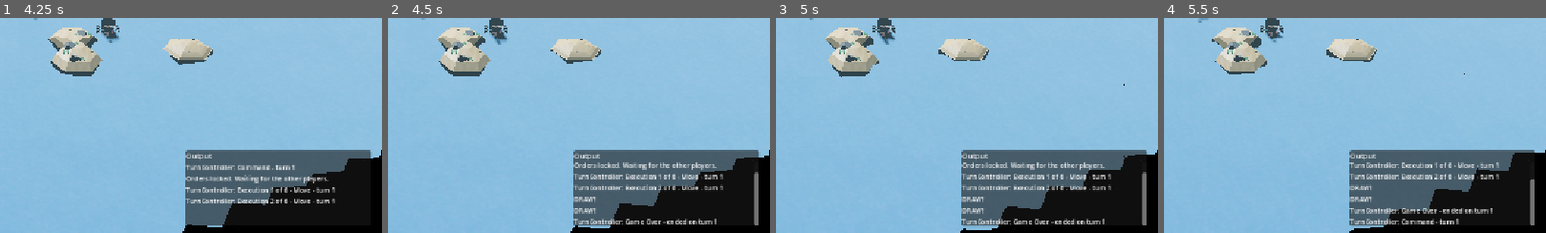
Above: before the commit, frames 1-4 (left to right).
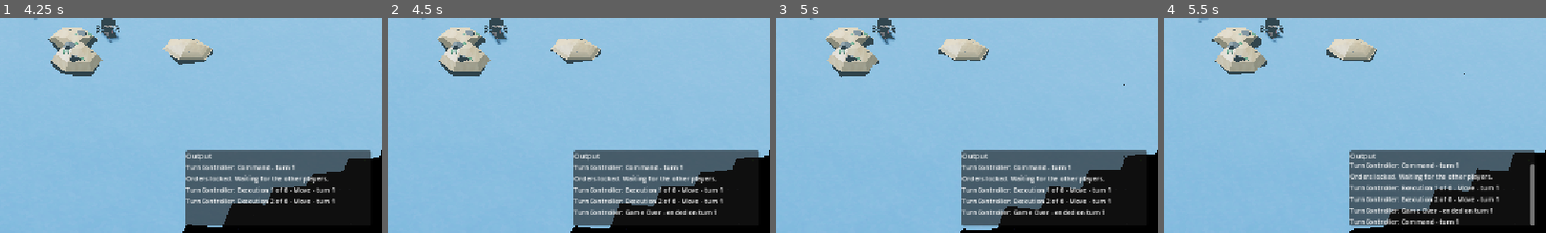
Above: after the commit, the same moments.

Repository: SamEBart/COM_429_RammingSpeed
Game: Godot game, scene res://scenes/GameScene.tscn
The game is run twice, just before and just after one commit, with the same random seed, the same clock (stepped at 60 frames per second) and the same inputs.
Inputs:
- Up to frame 1 (4.25 s): click "Begin Match" at 0.5 s; click "Ready" at 1.25 s; click "Finish Move" at 2 s; click "Finish Long Range Fire" at 2.75 s; click "Finish Boarding" at 3.5 s
- Up to frame 2 (4.5 s): click "End Match" at 4.25 s
- Up to frame 3 (5 s): no input
- Up to frame 4 (5.5 s): click "Begin Match" at 5 s
The pictures show only the part of the screen within x 50-100%, y 49-99%; the shares and areas given below are measured in that part.

Frame 1 is identical in both runs. In frame 2, 4.5% of the frame differs, in the area x 48-97%, y 67-97%; in frame 3, 4.5%; in frame 4, 2.3%.
Error after the commit: Invalid access to property or key 'mostFlotatersArray' on a base object of type 'CharacterBody3D (Player)'. (res://scripts/Global.gd:294)

Commit message:
Reloading bug should be squashed. Updated vcitory conditions to include flotation points left.

Diff:
--- /dev/null
+++ b/WaterShader.tres
@@ -0,0 +1,483 @@
+[gd_resource type="VisualShader" format=3 uid="uid://b7y5u3yicdic4"]
+
+[sub_resource type="VisualShaderNodeVectorOp" id="VisualShaderNodeVectorOp_yf7s2"]
+operator = 8
+
+[sub_resource type="VisualShaderNodeInput" id="VisualShaderNodeInput_0syrn"]
+input_name = "normal"
+
+[sub_resource type="VisualShaderNodeTexture2DParameter" id="VisualShaderNodeTexture2DParameter_g5sen"]
+parameter_name = "Water_BaseColor"
+texture_type = 1
+
+[sub_resource type="VisualShaderNodeTexture" id="VisualShaderNodeTexture_mhwvn"]
+source = 5
+
+[sub_resource type="VisualShaderNodeTexture" id="VisualShaderNodeTexture_u4f5e"]
+source = 5
+
+[sub_resource type="VisualShaderNodeMix" id="VisualShaderNodeMix_786xl"]
+default_input_values = [0, Quaternion(0, 0, 0, 0), 1, Quaternion(1, 1, 1, 1), 2, Quaternion(0.5, 0.5, 0.5, 0.5)]
+op_type = 5
+
+[sub_resource type="VisualShaderNodeFloatParameter" id="VisualShaderNodeFloatParameter_2ete5"]
+parameter_name = "Water_LayerBalance"
+default_value_enabled = true
+default_value = 0.35
+
+[sub_resource type="VisualShaderNodeColorOp" id="VisualShaderNodeColorOp_p753p"]
+operator = 8
+
+[sub_resource type="VisualShaderNodeFrame" id="VisualShaderNodeFrame_g5sen"]
+size = Vector2(3769.0002, 1404.0001)
+title = "Noise Tiling"
+attached_nodes = PackedInt32Array(48, 49, 50, 51, 52, 53, 54, 55, 56, 57, 58, 59, 60, 61, 62, 63, 64, 65, 66, 67, 68, 69)
+
+[sub_resource type="VisualShaderNodeFrame" id="VisualShaderNodeFrame_mhwvn"]
+size = Vector2(3109, 1963.9999)
+title = "WaterTiling"
+attached_nodes = PackedInt32Array(70, 71, 72, 73, 83, 75, 76, 77, 78, 79, 86, 85, 84, 91, 90, 89, 88)
+
+[sub_resource type="VisualShaderNodeInput" id="VisualShaderNodeInput_u4f5e"]
+linked_parent_graph_frame = 46
+input_name = "time"
+
+[sub_resource type="VisualShaderNodeFloatFunc" id="VisualShaderNodeFloatFunc_diegw"]
+linked_parent_graph_frame = 46
+function = 17
+
+[sub_resource type="VisualShaderNodeFloatConstant" id="VisualShaderNodeFloatConstant_g5sen"]
+
+[sub_resource type="VisualShaderNodeTexture2DParameter" id="VisualShaderNodeTexture2DParameter_0twuf"]
+linked_parent_graph_frame = 46
+parameter_name = "Water_Displacement"
+
+[sub_resource type="VisualShaderNodeTexture" id="VisualShaderNodeTexture_mmc6d"]
+expanded_output_ports = [0]
+linked_parent_graph_frame = 46
+source = 5
+
+[sub_resource type="VisualShaderNodeInput" id="VisualShaderNodeInput_iol16"]
+linked_parent_graph_frame = 46
+input_name = "uv"
+
+[sub_resource type="VisualShaderNodeFloatParameter" id="VisualShaderNodeFloatParameter_oyb82"]
+linked_parent_graph_frame = 46
+parameter_name = "Water_RippleSpeed"
+default_value_enabled = true
+default_value = 0.05
+
+[sub_resource type="VisualShaderNodeVectorOp" id="VisualShaderNodeVectorOp_xliok"]
+default_input_values = [0, Vector2(0, 0), 1, Vector2(0, 0)]
+linked_parent_graph_frame = 46
+op_type = 0
+operator = 2
+
+[sub_resource type="VisualShaderNodeFloatOp" id="VisualShaderNodeFloatOp_wuudr"]
+linked_parent_graph_frame = 46
+operator = 2
+
+[sub_resource type="VisualShaderNodeVectorOp" id="VisualShaderNodeVectorOp_pwpbx"]
+default_input_values = [0, Vector2(0, 0), 1, Vector2(0, 0)]
+linked_parent_graph_frame = 46
+op_type = 0
+
+[sub_resource type="VisualShaderNodeVectorOp" id="VisualShaderNodeVectorOp_786xl"]
+default_input_values = [0, Vector2(0, 0), 1, Vector2(1, 1)]
+linked_parent_graph_frame = 46
+op_type = 0
+operator = 2
+
+[sub_resource type="VisualShaderNodeVectorOp" id="VisualShaderNodeVectorOp_2ete5"]
+default_input_values = [0, Vector2(0, 0), 1, Vector2(0.1, 0.2)]
+linked_parent_graph_frame = 46
+op_type = 0
+
+[sub_resource type="VisualShaderNodeVectorOp" id="VisualShaderNodeVectorOp_em0d1"]
+default_input_values = [0, Vector2(0, 0), 1, Vector2(-1, 1)]
+linked_parent_graph_frame = 46
+op_type = 0
+operator = 2
+
+[sub_resource type="VisualShaderNodeTexture" id="VisualShaderNodeTexture_p753p"]
+expanded_output_ports = [0]
+linked_parent_graph_frame = 46
+source = 5
+
+[sub_resource type="VisualShaderNodeVectorOp" id="VisualShaderNodeVectorOp_ch53v"]
+default_input_values = [0, Vector2(0, 0), 1, Vector2(0, 0)]
+linked_parent_graph_frame = 46
+op_type = 0
+
+[sub_resource type="VisualShaderNodeFloatParameter" id="VisualShaderNodeFloatParameter_2vs56"]
+linked_parent_graph_frame = 46
+parameter_name = "Water_RippleScale"
+default_value_enabled = true
+default_value = 0.5
+
+[sub_resource type="VisualShaderNodeRemap" id="VisualShaderNodeRemap_1urvl"]
+default_input_values = [1, 0.0, 2, 1.0, 3, -2.0, 4, 3.0]
+linked_parent_graph_frame = 46
+
+[sub_resource type="VisualShaderNodeFloatConstant" id="VisualShaderNodeFloatConstant_n2kxq"]
+linked_parent_graph_frame = 46
+constant = 0.5
+
+[sub_resource type="VisualShaderNodeFloatParameter" id="VisualShaderNodeFloatParameter_x3vsh"]
+linked_parent_graph_frame = 46
+parameter_name = "Water_DisplacementValueRange"
+default_value_enabled = true
+default_value = 1.0
+
+[sub_resource type="VisualShaderNodeFloatOp" id="VisualShaderNodeFloatOp_nbk1c"]
+default_input_values = [0, 0.0, 1, 0.5]
+linked_parent_graph_frame = 46
+operator = 2
+
+[sub_resource type="VisualShaderNodeFloatOp" id="VisualShaderNodeFloatOp_871n5"]
+linked_parent_graph_frame = 46
+
+[sub_resource type="VisualShaderNodeFloatOp" id="VisualShaderNodeFloatOp_nkgu8"]
+linked_parent_graph_frame = 46
+operator = 1
+
+[sub_resource type="VisualShaderNodeColorOp" id="VisualShaderNodeColorOp_jpkm0"]
+linked_parent_graph_frame = 46
+operator = 8
+
+[sub_resource type="VisualShaderNodeVectorOp" id="VisualShaderNodeVectorOp_lgyk4"]
+default_input_values = [0, Vector2(1, 1), 1, Vector2(0, 0)]
+linked_parent_graph_frame = 47
+op_type = 0
+operator = 2
+
+[sub_resource type="VisualShaderNodeFloatParameter" id="VisualShaderNodeFloatParameter_e8wgk"]
+linked_parent_graph_frame = 47
+parameter_name = "Water_PrimaryScale"
+default_value_enabled = true
+default_value = 1.0
+
+[sub_resource type="VisualShaderNodeFloatParameter" id="VisualShaderNodeFloatParameter_gkdnj"]
+linked_parent_graph_frame = 47
+parameter_name = "Water_SecondaryScale2"
+default_value_enabled = true
+default_value = 0.5
+
+[sub_resource type="VisualShaderNodeVectorOp" id="VisualShaderNodeVectorOp_dcwr2"]
+default_input_values = [0, Vector2(1, 1), 1, Vector2(0, 0)]
+linked_parent_graph_frame = 47
+op_type = 0
+operator = 2
+
+[sub_resource type="VisualShaderNodeInput" id="VisualShaderNodeInput_bv3k5"]
+linked_parent_graph_frame = 47
+input_name = "time"
+
+[sub_resource type="VisualShaderNodeVectorOp" id="VisualShaderNodeVectorOp_bukl1"]
+default_input_values = [0, Vector2(0, 0), 1, Vector2(0, 0)]
+linked_parent_graph_frame = 47
+op_type = 0
+operator = 2
+
+[sub_resource type="VisualShaderNodeVectorFunc" id="VisualShaderNodeVectorFunc_t20dn"]
+default_input_values = [0, Vector2(0, 0)]
+linked_parent_graph_frame = 47
+op_type = 0
+function = 18
+
+[sub_resource type="VisualShaderNodeVectorOp" id="VisualShaderNodeVectorOp_5rcwc"]
+default_input_values = [0, Vector2(0, 0), 1, Vector2(0, 0)]
+linked_parent_graph_frame = 47
+op_type = 0
+
+[sub_resource type="VisualShaderNodeFloatOp" id="VisualShaderNodeFloatOp_6oebr"]
+linked_parent_graph_frame = 47
+operator = 2
+
+[sub_resource type="VisualShaderNodeVectorOp" id="VisualShaderNodeVectorOp_5i13i"]
+default_input_values = [0, Vector2(0, 0), 1, Vector2(0, 0)]
+linked_parent_graph_frame = 47
+op_type = 0
+
+[sub_resource type="VisualShaderNodeInput" id="VisualShaderNodeInput_du7jn"]
+linked_parent_graph_frame = 47
+input_name = "uv"
+
+[sub_resource type="VisualShaderNodeVectorOp" id="VisualShaderNodeVectorOp_pdvsd"]
+default_input_values = [0, Vector2(0, 0), 1, Vector2(0, 0)]
+linked_parent_graph_frame = 47
+op_type = 0
+
+[sub_resource type="VisualShaderNodeVectorOp" id="VisualShaderNodeVectorOp_2xyrq"]
+default_input_values = [0, Vector2(0, 0), 1, Vector2(0, 0)]
+linked_parent_graph_frame = 47
+op_type = 0
+
+[sub_resource type="VisualShaderNodeVec2Parameter" id="VisualShaderNodeVec2Parameter_g5sen"]
+linked_parent_graph_frame = 47
+parameter_name = "Water_MovementDirection"
+default_value_enabled = true
+default_value = Vector2(1, 1)
+
+[sub_resource type="VisualShaderNodeVectorFunc" id="VisualShaderNodeVectorFunc_mhwvn"]
+default_input_values = [0, Vector2(0, 0)]
+linked_parent_graph_frame = 47
+op_type = 0
+
+[sub_resource type="VisualShaderNodeFloatParameter" id="VisualShaderNodeFloatParameter_u4f5e"]
+linked_parent_graph_frame = 47
+parameter_name = "Water_MovementSpeed"
+default_value_enabled = true
+default_value = 0.1
+
+[sub_resource type="VisualShaderNodeVectorOp" id="VisualShaderNodeVectorOp_diegw"]
+default_input_values = [0, Vector2(0, 0), 1, Vector2(0, 0)]
+linked_parent_graph_frame = 47
+op_type = 0
+operator = 2
+
+[sub_resource type="VisualShaderNodeFresnel" id="VisualShaderNodeFresnel_0syrn"]
+default_input_values = [2, false, 3, 2.0]
+
+[sub_resource type="VisualShaderNodeVectorOp" id="VisualShaderNodeVectorOp_0syrn"]
+operator = 2
+
+[sub_resource type="VisualShaderNodeVectorOp" id="VisualShaderNodeVectorOp_p3l20"]
+
+[sub_resource type="VisualShaderNodeFloatOp" id="VisualShaderNodeFloatOp_yf7s2"]
+default_input_values = [0, 0.0, 1, 2.0]
+operator = 2
+
+[sub_resource type="VisualShaderNodeRemap" id="VisualShaderNodeRemap_0syrn"]
+default_input_values = [1, 0.0, 2, 0.9, 3, 0.1, 4, 1.0]
+
+[sub_resource type="VisualShaderNodeInput" id="VisualShaderNodeInput_vcn8w"]
+input_name = "tangent"
+
+[sub_resource type="VisualShaderNodeInput" id="VisualShaderNodeInput_brv8y"]
+input_name = "binormal"
+
+[sub_resource type="VisualShaderNodeFloatParameter" id="VisualShaderNodeFloatParameter_mhwvn"]
+parameter_name = "Water_VertexDisplacementContrast"
+default_value_enabled = true
+default_value = 0.1
+
+[sub_resource type="VisualShaderNodeFloatOp" id="VisualShaderNodeFloatOp_g5sen"]
+
+[sub_resource type="VisualShaderNodeFloatOp" id="VisualShaderNodeFloatOp_mhwvn"]
+operator = 1
+
+[sub_resource type="VisualShaderNodeFloatConstant" id="VisualShaderNodeFloatConstant_u4f5e"]
+
+[sub_resource type="VisualShaderNodeInput" id="VisualShaderNodeInput_diegw"]
+linked_parent_graph_frame = 46
+input_name = "time"
+
+[sub_resource type="VisualShaderNodeFloatFunc" id="VisualShaderNodeFloatFunc_0twuf"]
+linked_parent_graph_frame = 46
+function = 17
+
+[sub_resource type="VisualShaderNodeTexture2DParameter" id="VisualShaderNodeTexture2DParameter_mmc6d"]
+linked_parent_graph_frame = 46
+parameter_name = "Water_VertexDisplacement"
+
+[sub_resource type="VisualShaderNodeTexture" id="VisualShaderNodeTexture_iol16"]
+expanded_output_ports = [0]
+linked_parent_graph_frame = 46
+source = 5
+
+[sub_resource type="VisualShaderNodeInput" id="VisualShaderNodeInput_oyb82"]
+linked_parent_graph_frame = 46
+input_name = "uv"
+
+[sub_resource type="VisualShaderNodeFloatParameter" id="VisualShaderNodeFloatParameter_xliok"]
+linked_parent_graph_frame = 46
+parameter_name = "Water_VertexDisplacementSpeed"
+default_value_enabled = true
+default_value = 0.05
+
+[sub_resource type="VisualShaderNodeVectorOp" id="VisualShaderNodeVectorOp_p753p"]
+default_input_values = [0, Vector2(0, 0), 1, Vector2(0, 0)]
+linked_parent_graph_frame = 46
+op_type = 0
+operator = 2
+
+[sub_resource type="VisualShaderNodeFloatOp" id="VisualShaderNodeFloatOp_ch53v"]
+linked_parent_graph_frame = 46
+operator = 2
+
+[sub_resource type="VisualShaderNodeFloatParameter" id="VisualShaderNodeFloatParameter_1urvl"]
+linked_parent_graph_frame = 46
+parameter_name = "Water_VertexDisplacementTiling"
+default_value_enabled = true
+default_value = 0.5
+
+[sub_resource type="VisualShaderNodeInput" id="VisualShaderNodeInput_mmc6d"]
+input_name = "vertex"
+
+[sub_resource type="VisualShaderNodeVectorCompose" id="VisualShaderNodeVectorCompose_iol16"]
+
+[sub_resource type="VisualShaderNodeVectorOp" id="VisualShaderNodeVectorOp_jpkm0"]
+default_input_values = [0, Vector2(0, 0), 1, Vector2(0, 0)]
+op_type = 0
+
+[sub_resource type="VisualShaderNodeVectorOp" id="VisualShaderNodeVectorOp_wuudr"]
+
+[sub_resource type="VisualShaderNodeRemap" id="VisualShaderNodeRemap_pwpbx"]
+default_input_values = [1, 0.0, 2, 1.5, 3, -2.0, 4, 1.0, 0, 0.0]
+
+[resource]
+nodes/vertex/0/position = Vector2(373.33334, 133.33333)
+nodes/vertex/4/node = SubResource("VisualShaderNodeInput_mmc6d")
+nodes/vertex/4/position = Vector2(-346.66666, 426.66666)
+nodes/vertex/5/node = SubResource("VisualShaderNodeVectorCompose_iol16")
+nodes/vertex/5/position = Vector2(-213.33333, 93.333336)
+nodes/vertex/6/node = SubResource("VisualShaderNodeVectorOp_wuudr")
+nodes/vertex/6/position = Vector2(53.333332, 66.666664)
+nodes/vertex/7/node = SubResource("VisualShaderNodeRemap_pwpbx")
+nodes/vertex/7/position = Vector2(-440, 120)
+nodes/vertex/11/node = SubResource("VisualShaderNodeFloatParameter_mhwvn")
+nodes/vertex/11/position = Vector2(-1240, 560)
+nodes/vertex/13/node = SubResource("VisualShaderNodeFloatOp_g5sen")
+nodes/vertex/13/position = Vector2(-680, 333.33334)
+nodes/vertex/14/node = SubResource("VisualShaderNodeFloatOp_mhwvn")
+nodes/vertex/14/position = Vector2(-680, 560)
+nodes/vertex/15/node = SubResource("VisualShaderNodeFloatConstant_u4f5e")
+nodes/vertex/15/position = Vector2(-1106.6666, 466.66666)
+nodes/vertex/17/node = SubResource("VisualShaderNodeInput_diegw")
+nodes/vertex/17/position = Vector2(-2880, 560)
+nodes/vertex/18/node = SubResource("VisualShaderNodeFloatFunc_0twuf")
+nodes/vertex/18/position = Vector2(-2360, 426.66666)
+nodes/vertex/19/node = SubResource("VisualShaderNodeTexture2DParameter_mmc6d")
+nodes/vertex/19/position = Vector2(-1693.3334, 306.66666)
+nodes/vertex/20/node = SubResource("VisualShaderNodeTexture_iol16")
+nodes/vertex/20/position = Vector2(-1293.3334, 40)
+nodes/vertex/21/node = SubResource("VisualShaderNodeInput_oyb82")
+nodes/vertex/21/position = Vector2(-2906.6667, 0)
+nodes/vertex/22/node = SubResource("VisualShaderNodeFloatParameter_xliok")
+nodes/vertex/22/position = Vector2(-2880, 333.33334)
+nodes/vertex/23/node = SubResource("VisualShaderNodeVectorOp_p753p")
+nodes/vertex/23/position = Vector2(-2360, -40)
+nodes/vertex/24/node = SubResource("VisualShaderNodeFloatOp_ch53v")
+nodes/vertex/24/position = Vector2(-2546.6667, 400)
+nodes/vertex/31/node = SubResource("VisualShaderNodeFloatParameter_1urvl")
+nodes/vertex/31/position = Vector2(-2880, 106.666664)
+nodes/vertex/52/node = SubResource("VisualShaderNodeVectorOp_jpkm0")
+nodes/vertex/52/position = Vector2(-2053.3333, 146.66667)
+nodes/vertex/connections = PackedInt32Array(5, 0, 6, 0, 4, 0, 6, 1, 6, 0, 0, 0, 11, 0, 13, 1, 13, 0, 7, 4, 14, 0, 7, 3, 15, 0, 13, 0, 15, 0, 14, 0, 19, 0, 20, 2, 21, 0, 23, 0, 17, 0, 24, 1, 24, 0, 18, 0, 31, 0, 23, 1, 20, 0, 7, 0, 22, 0, 24, 0, 11, 0, 14, 1, 18, 0, 52, 1, 23, 0, 52, 0, 7, 0, 5, 1, 52, 0, 20, 0)
+nodes/fragment/0/position = Vector2(2666.6667, 133.33333)
+nodes/fragment/5/node = SubResource("VisualShaderNodeFloatConstant_g5sen")
+nodes/fragment/5/position = Vector2(2240, 333.33334)
+nodes/fragment/32/node = SubResource("VisualShaderNodeTexture2DParameter_g5sen")
+nodes/fragment/32/position = Vector2(786.6667, 520)
+nodes/fragment/33/node = SubResource("VisualShaderNodeTexture_mhwvn")
+nodes/fragment/33/position = Vector2(1200, 146.66667)
+nodes/fragment/34/node = SubResource("VisualShaderNodeTexture_u4f5e")
+nodes/fragment/34/position = Vector2(1200, 346.66666)
+nodes/fragment/40/node = SubResource("VisualShaderNodeMix_786xl")
+nodes/fragment/40/position = Vector2(1533.3334, 213.33333)
+nodes/fragment/41/node = SubResource("VisualShaderNodeFloatParameter_2ete5")
+nodes/fragment/41/position = Vector2(1120, 573.3333)
+nodes/fragment/44/node = SubResource("VisualShaderNodeColorOp_p753p")
+nodes/fragment/44/position = Vector2(2226.6667, 160)
+nodes/fragment/46/node = SubResource("VisualShaderNodeFrame_g5sen")
+nodes/fragment/46/position = Vector2(-4133.3335, 158.66667)
+nodes/fragment/47/node = SubResource("VisualShaderNodeFrame_mhwvn")
+nodes/fragment/47/position = Vector2(-1386.6666, 26.666666)
+nodes/fragment/48/node = SubResource("VisualShaderNodeInput_u4f5e")
+nodes/fragment/48/position = Vector2(-4080, 760)
+nodes/fragment/49/node = SubResource("VisualShaderNodeFloatFunc_diegw")
+nodes/fragment/49/position = Vector2(-3560, 626.6667)
+nodes/fragment/50/node = SubResource("VisualShaderNodeTexture2DParameter_0twuf")
+nodes/fragment/50/position = Vector2(-2933.3333, 746.6667)
+nodes/fragment/51/node = SubResource("VisualShaderNodeTexture_mmc6d")
+nodes/fragment/51/position = Vector2(-2493.3333, 240)
+nodes/fragment/52/node = SubResource("VisualShaderNodeInput_iol16")
+nodes/fragment/52/position = Vector2(-4106.6665, 200)
+nodes/fragment/53/node = SubResource("VisualShaderNodeFloatParameter_oyb82")
+nodes/fragment/53/position = Vector2(-4080, 533.3333)
+nodes/fragment/54/node = SubResource("VisualShaderNodeVectorOp_xliok")
+nodes/fragment/54/position = Vector2(-3560, 253.33333)
+nodes/fragment/55/node = SubResource("VisualShaderNodeFloatOp_wuudr")
+nodes/fragment/55/position = Vector2(-3746.6667, 600)
+nodes/fragment/56/node = SubResource("VisualShaderNodeVectorOp_pwpbx")
+nodes/fragment/56/position = Vector2(-2840, 226.66667)
+nodes/fragment/57/node = SubResource("VisualShaderNodeVectorOp_786xl")
+nodes/fragment/57/position = Vector2(-3093.3333, 226.66667)
+nodes/fragment/58/node = SubResource("VisualShaderNodeVectorOp_2ete5")
+nodes/fragment/58/position = Vector2(-3080, 506.66666)
+nodes/fragment/59/node = SubResource("VisualShaderNodeVectorOp_em0d1")
+nodes/fragment/59/position = Vector2(-3280, 506.66666)
+nodes/fragment/60/node = SubResource("VisualShaderNodeTexture_p753p")
+nodes/fragment/60/position = Vector2(-2493.3333, 480)
+nodes/fragment/61/node = SubResource("VisualShaderNodeVectorOp_ch53v")
+nodes/fragment/61/position = Vector2(-2840, 493.33334)
+nodes/fragment/62/node = SubResource("VisualShaderNodeFloatParameter_2vs56")
+nodes/fragment/62/position = Vector2(-4080, 306.66666)
+nodes/fragment/63/node = SubResource("VisualShaderNodeRemap_1urvl")
+nodes/fragment/63/position = Vector2(-1813.3334, 333.33334)
+nodes/fragment/64/node = SubResource("VisualShaderNodeFloatConstant_n2kxq")
+nodes/fragment/64/position = Vector2(-2466.6667, 746.6667)
+nodes/fragment/65/node = SubResource("VisualShaderNodeFloatParameter_x3vsh")
+nodes/fragment/65/position = Vector2(-2600, 853.3333)
+nodes/fragment/66/node = SubResource("VisualShaderNodeFloatOp_nbk1c")
+nodes/fragment/66/position = Vector2(-2266.6667, 826.6667)
+nodes/fragment/67/node = SubResource("VisualShaderNodeFloatOp_871n5")
+nodes/fragment/67/position = Vector2(-2026.6666, 693.3333)
+nodes/fragment/68/node = SubResource("VisualShaderNodeFloatOp_nkgu8")
+nodes/fragment/68/position = Vector2(-2026.6666, 533.3333)
+nodes/fragment/69/node = SubResource("VisualShaderNodeColorOp_jpkm0")
+nodes/fragment/69/position = Vector2(-2120, 333.33334)
+nodes/fragment/70/node = SubResource("VisualShaderNodeVectorOp_lgyk4")
+nodes/fragment/70/position = Vector2(-40, 160)
+nodes/fragment/71/node = SubResource("VisualShaderNodeFloatParameter_e8wgk")
+nodes/fragment/71/position = Vector2(-453.33334, 253.33333)
+nodes/fragment/72/node = SubResource("VisualShaderNodeFloatParameter_gkdnj")
+nodes/fragment/72/position = Vector2(-666.6667, 560)
+nodes/fragment/73/node = SubResource("VisualShaderNodeVectorOp_dcwr2")
+nodes/fragment/73/position = Vector2(-80, 506.66666)
+nodes/fragment/75/node = SubResource("VisualShaderNodeInput_bv3k5")
+nodes/fragment/75/position = Vector2(-893.3333, 1160)
+nodes/fragment/76/node = SubResource("VisualShaderNodeVectorOp_bukl1")
+nodes/fragment/76/position = Vector2(-466.66666, 973.3333)
+nodes/fragment/77/node = SubResource("VisualShaderNodeVectorFunc_t20dn")
+nodes/fragment/77/position = Vector2(-253.33333, 973.3333)
+nodes/fragment/78/node = SubResource("VisualShaderNodeVectorOp_5rcwc")
+nodes/fragment/78/position = Vector2(213.33333, 506.66666)
+nodes/fragment/79/node = SubResource("VisualShaderNodeFloatOp_6oebr")
+nodes/fragment/79/position = Vector2(-200, 746.6667)
+nodes/fragment/83/node = SubResource("VisualShaderNodeVectorOp_5i13i")
+nodes/fragment/83/position = Vector2(226.66667, 160)
+nodes/fragment/84/node = SubResource("VisualShaderNodeInput_du7jn")
+nodes/fragment/84/position = Vector2(-480, 66.666664)
+nodes/fragment/85/node = SubResource("VisualShaderNodeVectorOp_pdvsd")
+nodes/fragment/85/position = Vector2(493.33334, 160)
+nodes/fragment/86/node = SubResource("VisualShaderNodeVectorOp_2xyrq")
+nodes/fragment/86/position = Vector2(493.33334, 466.66666)
+nodes/fragment/88/node = SubResource("VisualShaderNodeVec2Parameter_g5sen")
+nodes/fragment/88/position = Vector2(-1360, 800)
+nodes/fragment/89/node = SubResource("VisualShaderNodeVectorFunc_mhwvn")
+nodes/fragment/89/position = Vector2(-1013.3333, 893.3333)
+nodes/fragment/90/node = SubResource("VisualShaderNodeFloatParameter_u4f5e")
+nodes/fragment/90/position = Vector2(-1360, 1093.3334)
+nodes/fragment/91/node = SubResource("VisualShaderNodeVectorOp_diegw")
+nodes/fragment/91/position = Vector2(-720, 893.3333)
+nodes/fragment/92/node = SubResource("VisualShaderNodeFresnel_0syrn")
+nodes/fragment/92/position = Vector2(1520, 440)
+nodes/fragment/94/node = SubResource("VisualShaderNodeVectorOp_0syrn")
+nodes/fragment/94/position = Vector2(1773.3334, 200)
+nodes/fragment/95/node = SubResource("VisualShaderNodeVectorOp_p3l20")
+nodes/fragment/95/position = Vector2(1986.6666, 320)
+nodes/fragment/96/node = SubResource("VisualShaderNodeFloatOp_yf7s2")
+nodes/fragment/96/position = Vector2(1786.6666, 413.33334)
+nodes/fragment/97/node = SubResource("VisualShaderNodeRemap_0syrn")
+nodes/fragment/97/position = Vector2(2440, 400)
+nodes/fragment/98/node = SubResource("VisualShaderNodeInput_vcn8w")
+nodes/fragment/98/position = Vector2(1880, 733.3333)
+nodes/fragment/99/node = SubResource("VisualShaderNodeInput_brv8y")
+nodes/fragment/99/position = Vector2(1880, 826.6667)
+nodes/fragment/100/node = SubResource("VisualShaderNodeVectorOp_yf7s2")
+nodes/fragment/100/position = Vector2(2240, 706.6667)
+nodes/fragment/101/node = SubResource("VisualShaderNodeInput_0syrn")
+nodes/fragment/101/position = Vector2(1880, 613.3333)
+nodes/fragment/connections = PackedInt32Array(32, 0, 33, 2, 32, 0, 34, 2, 33, 0, 40, 0, 34, 0, 40, 1, 41, 0, 40, 2, 50, 0, 51, 2, 52, 0, 54, 0, 53, 0, 55, 0, 48, 0, 55, 1, 55, 0, 49, 0, 50, 0, 60, 2, 49, 0, 57, 0, 49, 0, 59, 0, 59, 0, 58, 0, 57, 0, 56, 0, 54, 0, 56, 1, 58, 0, 61, 0, 54, 0, 61, 1, 56, 0, 51, 0, 61, 0, 60, 0, 62, 0, 54, 1, 65, 0, 66, 0, 64, 0, 67, 0, 66, 0, 67, 1, 64, 0, 68, 0, 66, 0, 68, 1, 68, 0, 63, 3, 67, 0, 63, 4, 51, 0, 69, 0, 60, 0, 69, 1, 69, 0, 63, 0, 71, 0, 70, 1, 84, 0, 70, 0, 84, 0, 73, 0, 63, 0, 85, 1, 63, 0, 86, 0, 75, 0, 76, 1, 76, 0, 77, 0, 70, 0, 83, 0, 77, 0, 83, 1, 83, 0, 85, 0, 73, 0, 78, 0, 78, 0, 86, 1, 71, 0, 79, 0, 72, 0, 79, 1, 79, 0, 73, 1, 85, 0, 33, 0, 86, 0, 34, 0, 90, 0, 91, 1, 88, 0, 89, 0, 89, 0, 91, 0, 91, 0, 76, 0, 40, 0, 94, 0, 40, 0, 94, 1, 5, 0, 0, 3, 95, 0, 44, 1, 92, 0, 96, 0, 96, 0, 95, 1, 44, 0, 97, 0, 97, 0, 0, 4, 98, 0, 100, 0, 99, 0, 100, 1, 100, 0, 0, 8, 44, 0, 0, 0, 97, 0, 0, 1, 94, 0, 44, 0, 40, 0, 95, 0)
--- a/scripts/Global.gd
+++ b/scripts/Global.gd
@@ -281,13 +281,36 @@
 			if player._totalFighters == maxValue:
 				mostFightersArray.append(player)
 
-		#Determien if it is a win or draw
+		#Determine if it is a win or to check more conditions
 		if mostFightersArray.size() == 1:
 			#Print win
 			_Log.push("%s Wins the Game!" % mostFightersArray[0]._name)
+
+		#More conditions to win; check total flotation points. Player with most wins (least hit player)
 		else:
-			#Print draw
-			_Log.push("DRAW!")
+			#Get how many flotation points each player has
+			for player in mostShipsArray:
+				for ship in player._ships:
+					player.mostFlotatersArray += ship._flotationHits
+
+			#Get list of Players with the most flotation hits
+			maxValue = null
+			for player in mostShipsArray:
+				if maxValue == null or player.mostFlotatersArray > maxValue:
+					maxValue = player.mostFlotatersArray
+			var mostFlotatersArray = []
+			for player in players:
+				if player._totalFighters == maxValue:
+					mostFlotatersArray.append(player)
+
+			#Determine if it is a win or draw
+			if mostFlotatersArray.size() == 1:
+				#Print win
+				_Log.push("%s Wins the Game!" % mostFlotatersArray[0]._name)
+
+			else:
+				#Print draw
+				_Log.push("DRAW!")
 #endregion
 
 func action_reset():
--- a/scripts/Player.gd
+++ b/scripts/Player.gd
@@ -17,6 +17,7 @@
 var _attacker: Player;					#Know who Player has selected for thier action, i.e. who is doing the firing in LRF
 var _isReady: bool;						#Know when player is done with their turn/ready to start turn
 var _totalFighters: int
+var _totalFlotationHits: int
 
 func initiate(name: String, playerId: int, isCPU: bool):
 	_name = name;
